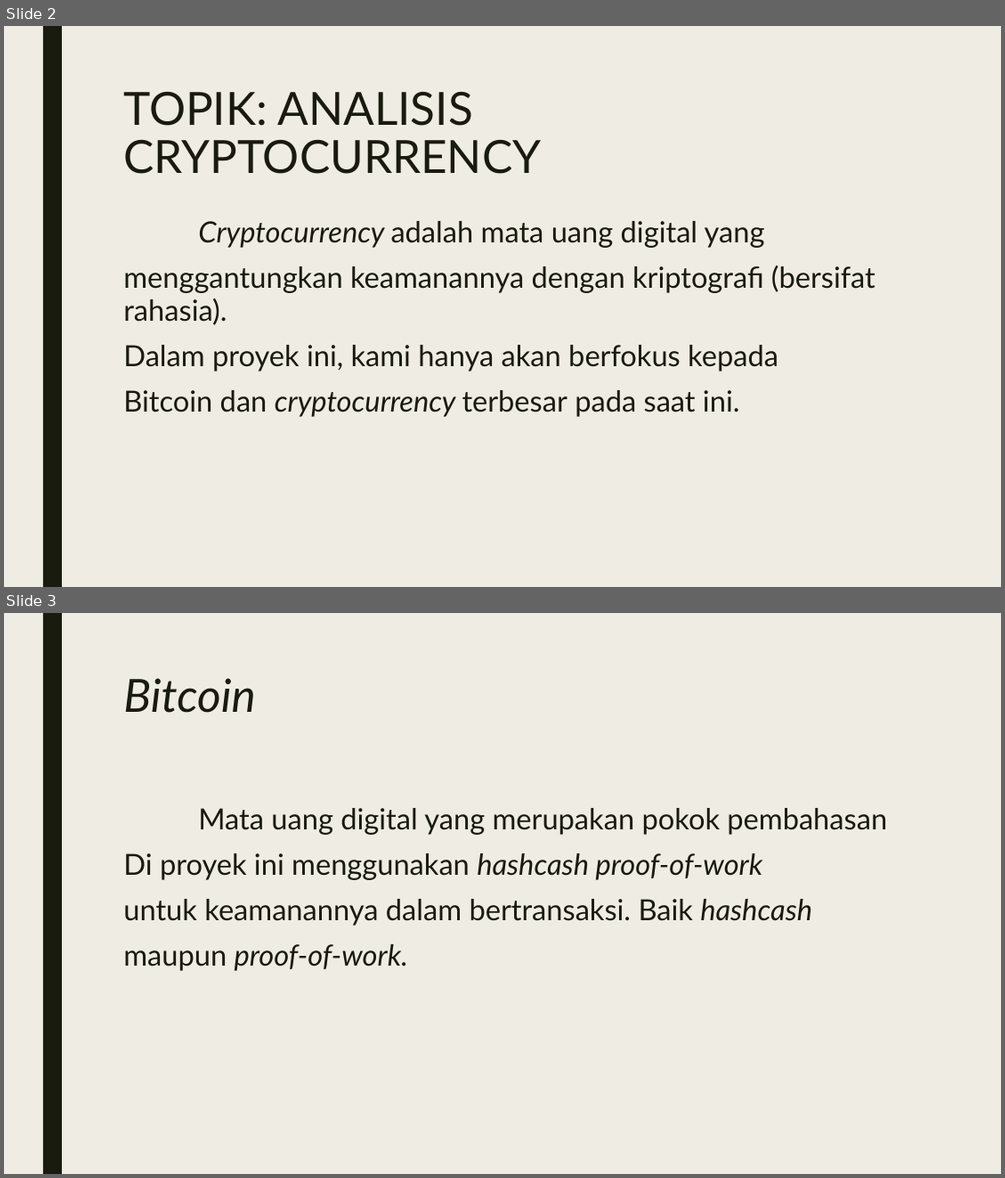
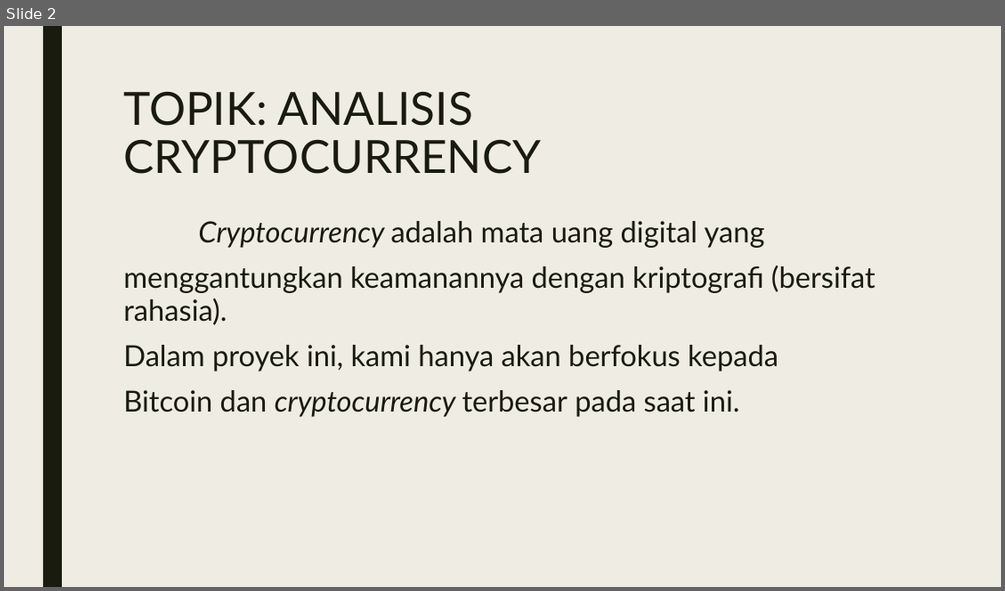
Before and after one commit to azrasabila/CRYPTOMASTER, a slide deck: Kelompok 5 proyek 1.pptx. Shown one above the other, each under a label of ours: slides 2 and 3 before the commit, slide 2 after it. The pictures are 1005x1178 and 1005x591 pixels, drawn with LibreOffice and Linux fonts; fonts in the diff are those of the drawing. Boxes give left, top, right and bottom in pixels: in the first picture for what was removed or moved away, otherwise in the second. Text is boxed around its words. In the diff, an @@ line names an element or a change of style, - is before the commit and + after.

```diff
--- a/Kelompok 5 proyek 1.pptx
+++ b/Kelompok 5 proyek 1.pptx
@@ slide 3 removed at <box>4,613,1001,1174</box>, background #EFEDE3; not listed: 1 template element that a slide beside it also shows @@
@@ title removed at <box>123,678,255,713</box> @@
-Bitcoin
@@ text removed at <box>123,808,887,971</box> @@
-Mata uang digital yang merupakan pokok pembahasan
-Di proyek ini menggunakan hashcash proof-of-work
-untuk keamanannya dalam bertransaksi. Baik hashcash
-maupun proof-of-work.
```
Also in this commit, not shown: 1 slide changed.
